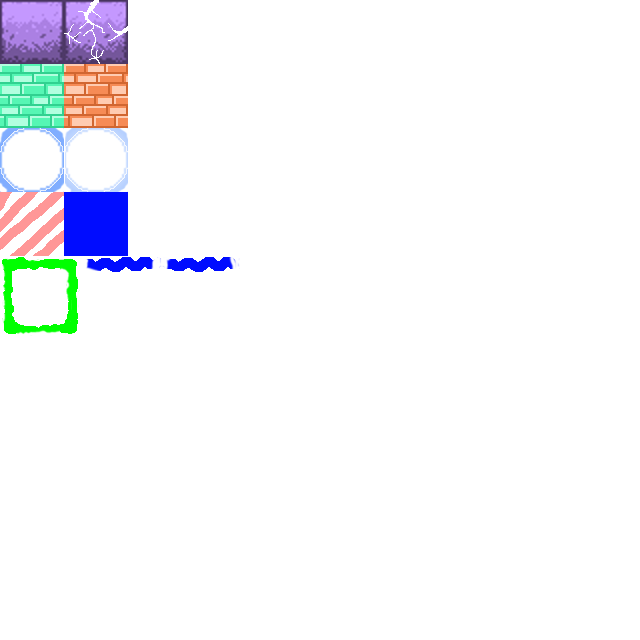
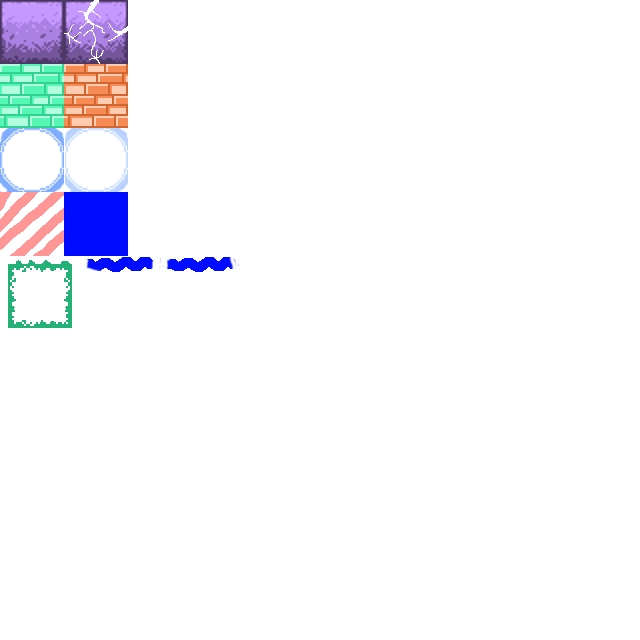
Comparing the layer stacks of the two w=640, h=640 images. Changes:
added layer "border copy" above "border" over [8, 260, 72, 328]
hid "border" over [2, 257, 80, 336]
